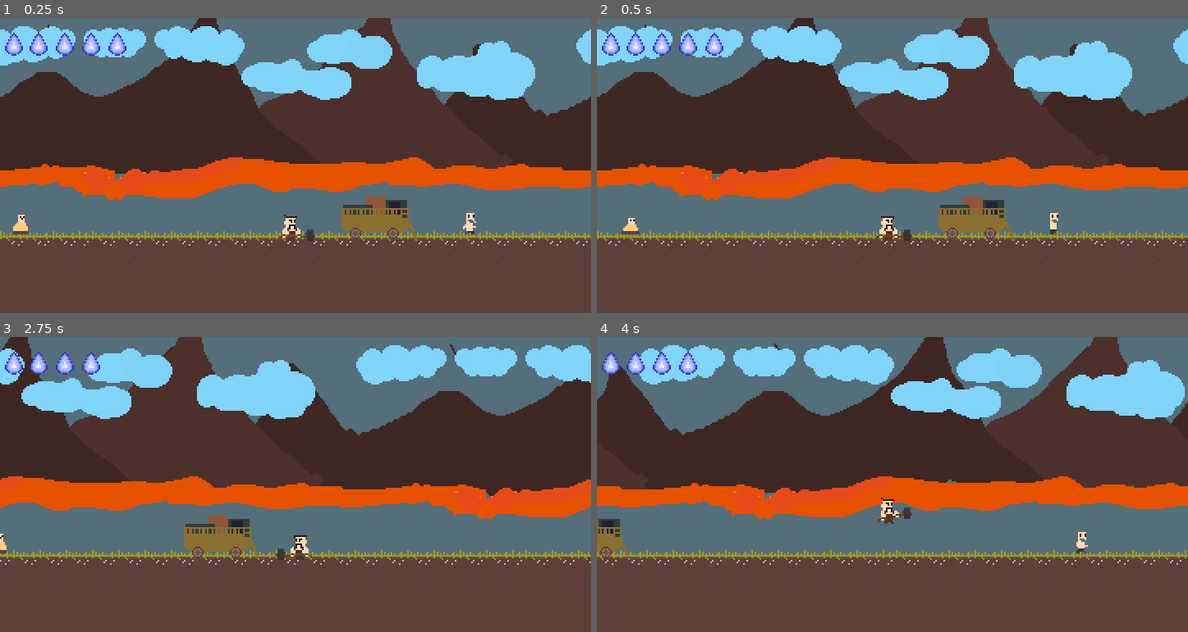
Above: before the commit, frames 1-4 (two rows, left to right).
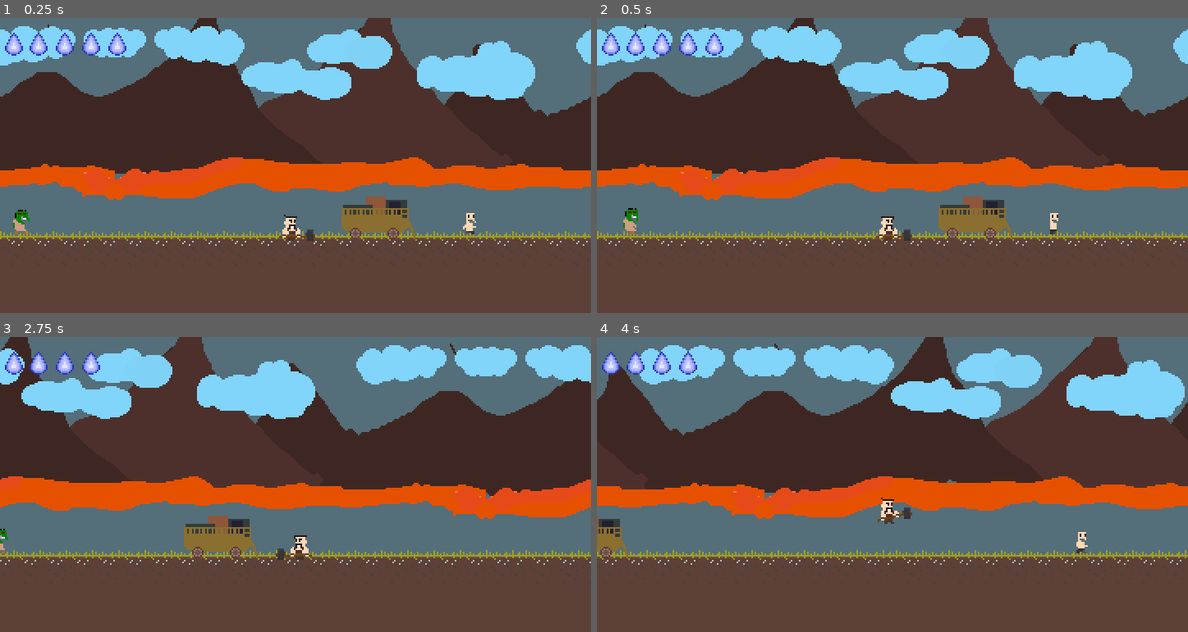
Above: after the commit, the same moments.

Repository: grapdega/deli-demir
Game: Godot game, scene res://sahneler/bolumler/bolum2.tscn
Two runs of this game, one before a commit and one after it. Both use one fixed random seed, a clock stepped at 60 frames per second and the inputs below. This scene is started directly instead of the project's main scene.
Inputs:
- Up to frame 1 (0.25 s): no input
- Up to frame 2 (0.5 s): no input
- Up to frame 3 (2.75 s): tap Enter (ui_accept) at 0.5, 0.77, 1.52 s; hold Right (ui_right) 0.53-2.03 s; hold Left (ui_left) from 2.03 s (still down)
- Up to frame 4 (4 s): release Left (ui_left) at 2.78 s; hold Right (ui_right) from 2.78 s (still down); tap Enter (ui_accept) at 3.02, 3.77 s

The runs differ from the first frame. In frame 1, 0.2% of the frame differs, in the area x 2-5%, y 65-74%; in frame 2, 0.2%, in the area x 4-8%, y 64-74%; in frame 3, less than 0.1%; in frame 4, nothing differs.

Commit message:
glitsh fix

Diff:
--- a/sahneler/bolumler/bolum_2.gd
+++ b/sahneler/bolumler/bolum_2.gd
@@ -39,7 +39,7 @@
 		if mobnum == 0:
 			ocu.sprite = load("res://kaynak/mob1.tres")
 		if mobnum == 1:
-			ocu.sprite = load("res://kaynak/mob3.tres")
+			ocu.sprite = load("res://kaynak/mob2.tres")
 		if mobnum == 2:
 			ocu.sprite = load("res://kaynak/mob3.tres")
 		ocu.global_position.y = $Oyuncu.global_position.y
--- a/sahneler/karakter/komur.tscn
+++ b/sahneler/karakter/komur.tscn
@@ -2,13 +2,14 @@
 
 [ext_resource type="Texture2D" uid="uid://b61qsqpiqmvay" path="res://kaynak/resim/komur.png" id="1_qburc"]
 
-[sub_resource type="CircleShape2D" id="CircleShape2D_lxg2n"]
-radius = 7.07107
+[sub_resource type="RectangleShape2D" id="RectangleShape2D_qburc"]
+size = Vector2(13, 12)
 
 [node name="komur" type="RigidBody2D"]
 
 [node name="CollisionShape2D" type="CollisionShape2D" parent="." groups=["kömür"]]
-shape = SubResource("CircleShape2D_lxg2n")
+position = Vector2(0.5, 0)
+shape = SubResource("RectangleShape2D_qburc")
 
-[node name="Sprite2D" type="Sprite2D" parent="CollisionShape2D"]
+[node name="Sprite2D" type="Sprite2D" parent="."]
 texture = ExtResource("1_qburc")
